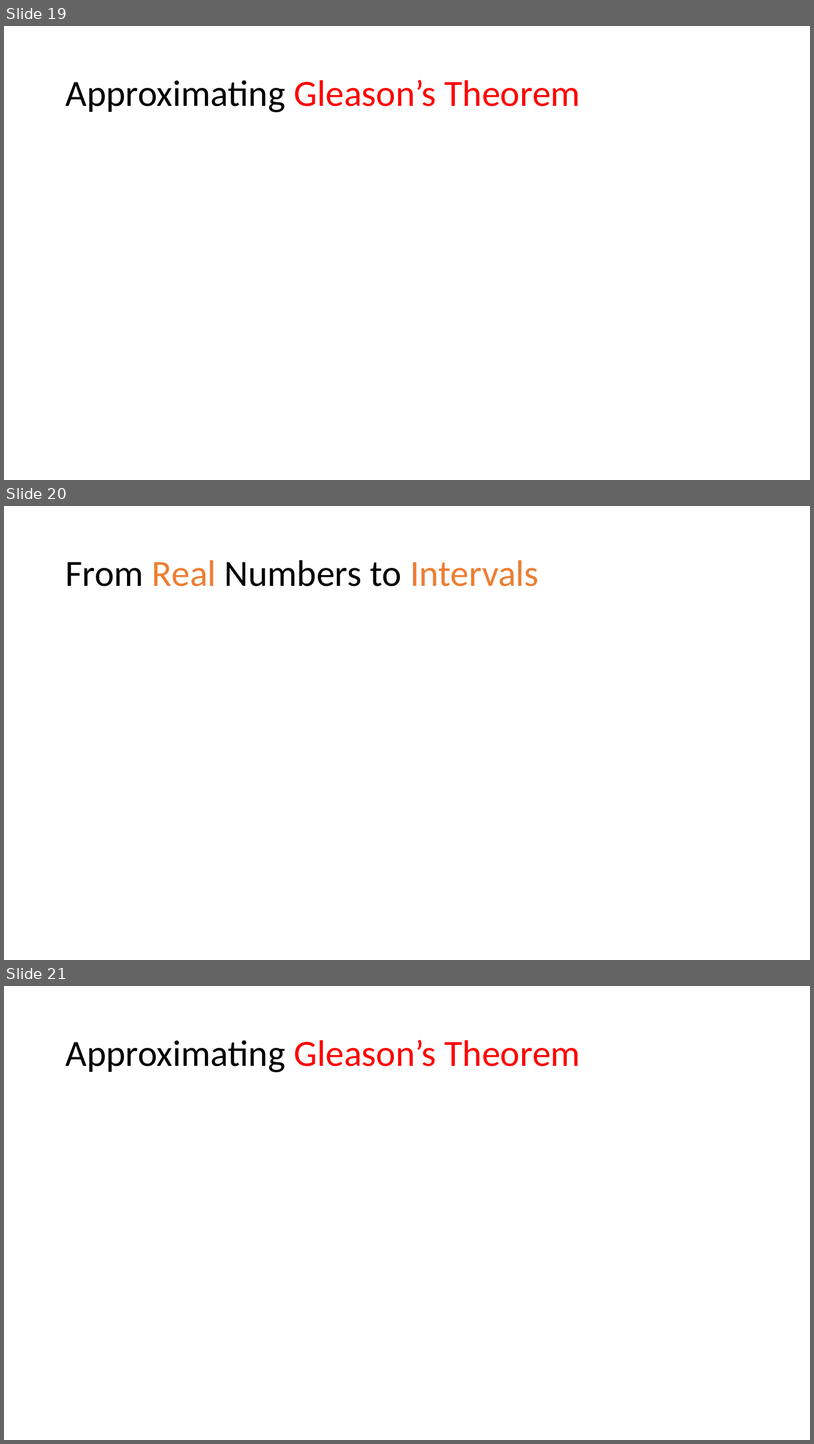
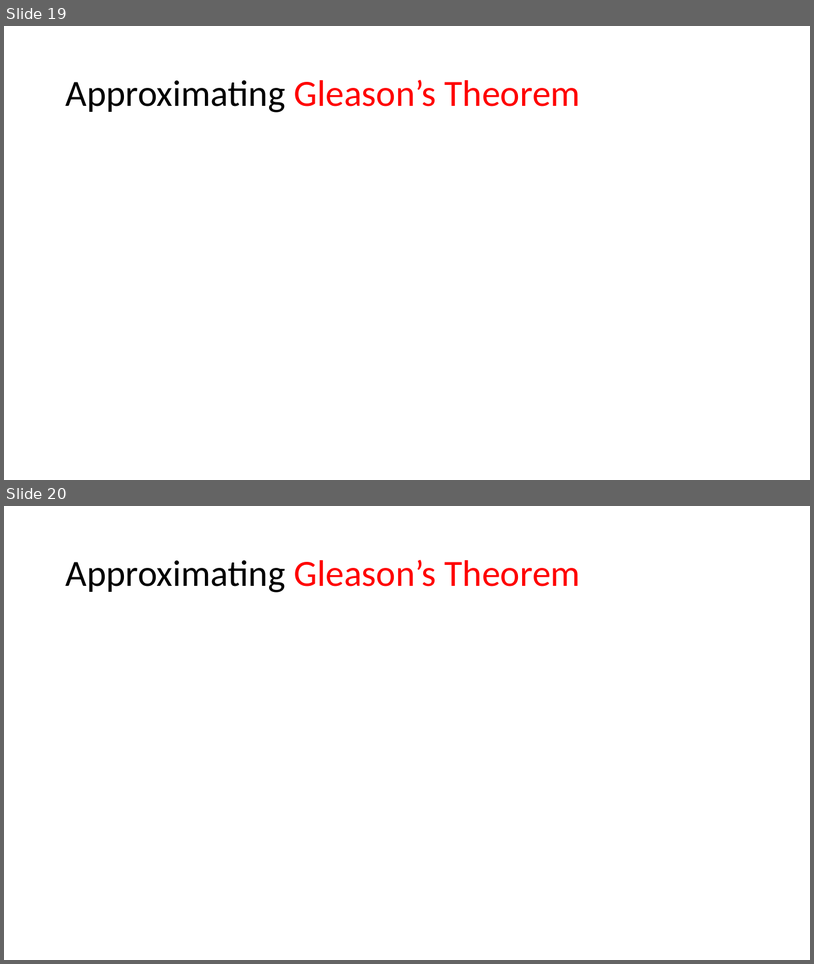
Before and after one commit to yuttai/Contextuality-and-Nonlocality-in-Discrete-Quantum-Theory, a slide deck: prop_letter.pptx. Shown one above the other, each under a label of ours: slides 19, 20 and 21 before the commit, slides 19 and 20 after it. The pictures are 814x1444 and 814x964 pixels, drawn with LibreOffice and Linux fonts; fonts in the diff are those of the drawing; grey boxes stand for pictures. Boxes give left, top, right and bottom in pixels: in the first picture for what was removed or moved away, otherwise in the second. Text is boxed around its words. In the diff, an @@ line names an element or a change of style, - is before the commit and + after.

```diff
--- a/prop_letter.pptx
+++ b/prop_letter.pptx
@@ slide 20 removed at [4, 506, 810, 960], background #FFFFFF @@
@@ title removed at [65, 560, 539, 586] @@
-From Real Numbers to Intervals
@@ what was slide 21 is now slide 20 @@
```
Also in this commit, not shown: 1 slide changed.
